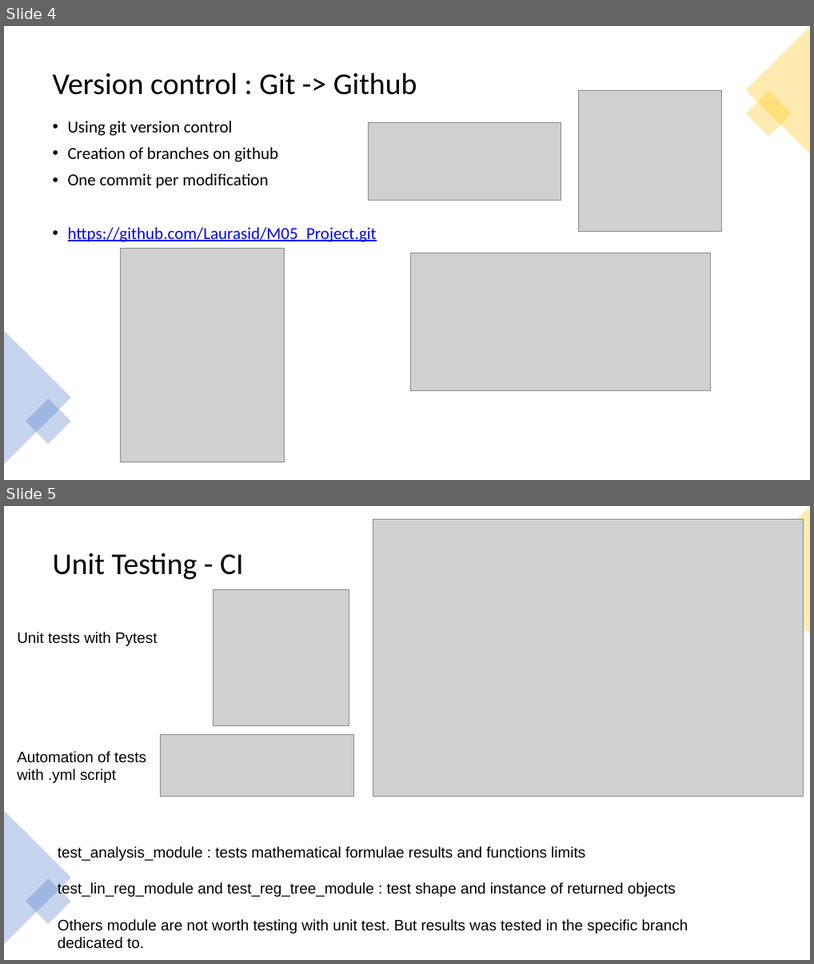
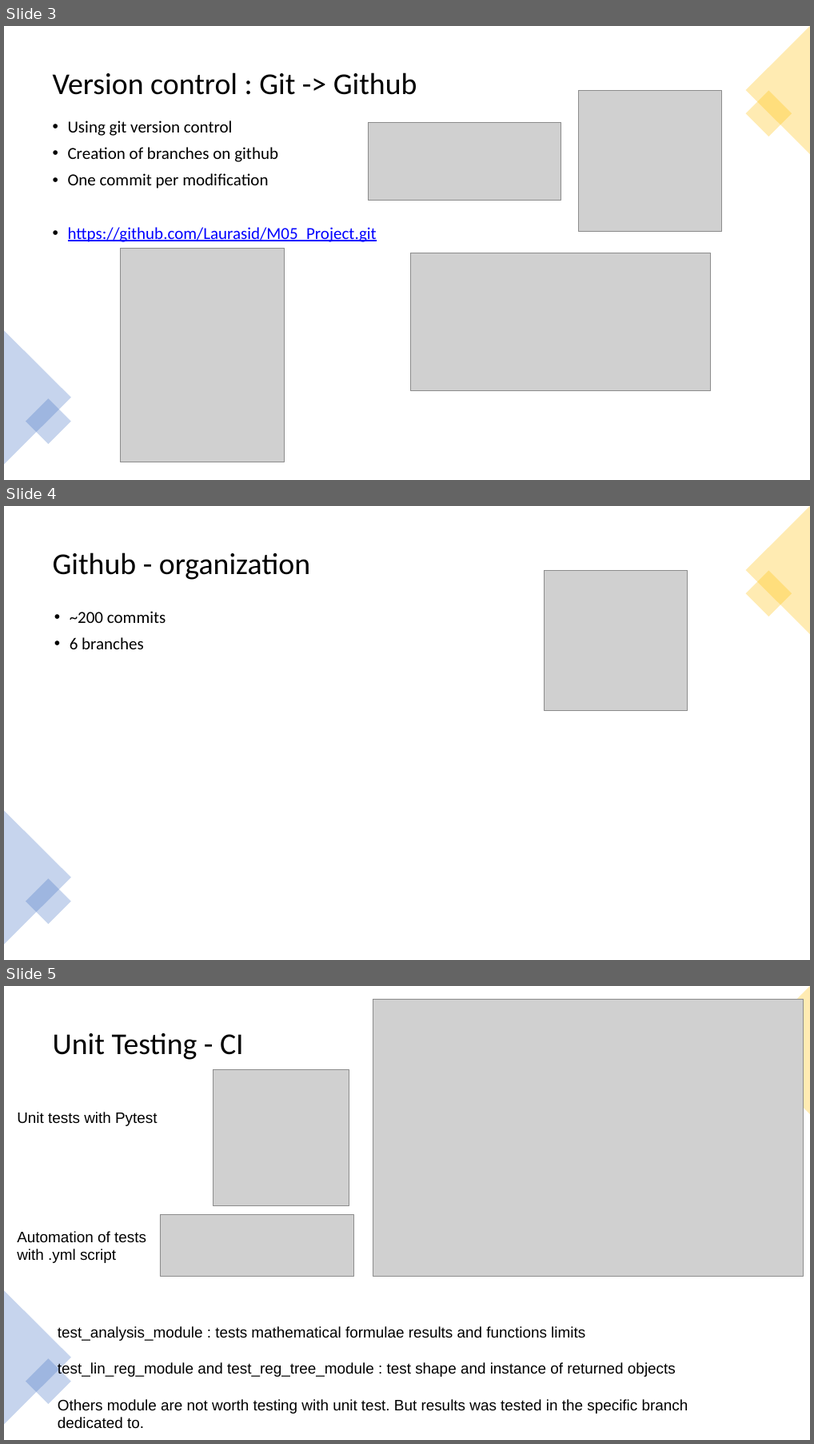
Before and after one commit to Laurasid/M05_Project, a slide deck: pres_full.pptx. Shown one above the other, each under a label of ours: slides 4 and 5 before the commit, slides 3, 4 and 5 after it. The pictures are 814x964 and 814x1444 pixels, drawn with LibreOffice and Linux fonts; fonts in the diff are those of the drawing; grey boxes stand for pictures. Boxes give left, top, right and bottom in pixels: in the first picture for what was removed or moved away, otherwise in the second. Text is boxed around its words. In the diff, an @@ line names an element or a change of style, - is before the commit and + after.

```diff
--- a/pres_full.pptx
+++ b/pres_full.pptx
@@ slide 4 added at (x1=4, y1=506, x2=810, y2=960), background #FFFFFF @@
@@ triangle added at (x1=746, y1=506, x2=810, y2=634), fill #FFC000 at 30% opacity @@
@@ title added at (x1=53, y1=552, x2=310, y2=580), 36 pt, text #000000 @@
+Github - organization
@@ picture added at (x1=544, y1=570, x2=688, y2=711) @@
@@ rectangle added at (x1=746, y1=571, x2=792, y2=617), fill #FFC000 at 30% opacity @@
@@ text added at (x1=70, y1=611, x2=166, y2=649), 20 pt, text #000000 @@
+• ~200 commits
+• 6 branches
@@ triangle added at (x1=4, y1=810, x2=71, y2=944), fill #4472C4 at 30% opacity @@
@@ rectangle added at (x1=26, y1=878, x2=71, y2=924), fill #4472C4 at 30% opacity @@
@@ what was slide 4 is now slide 3 @@
```
Also in this commit, not shown: 2 slides changed, 1 other slide added, 1 slide removed.
